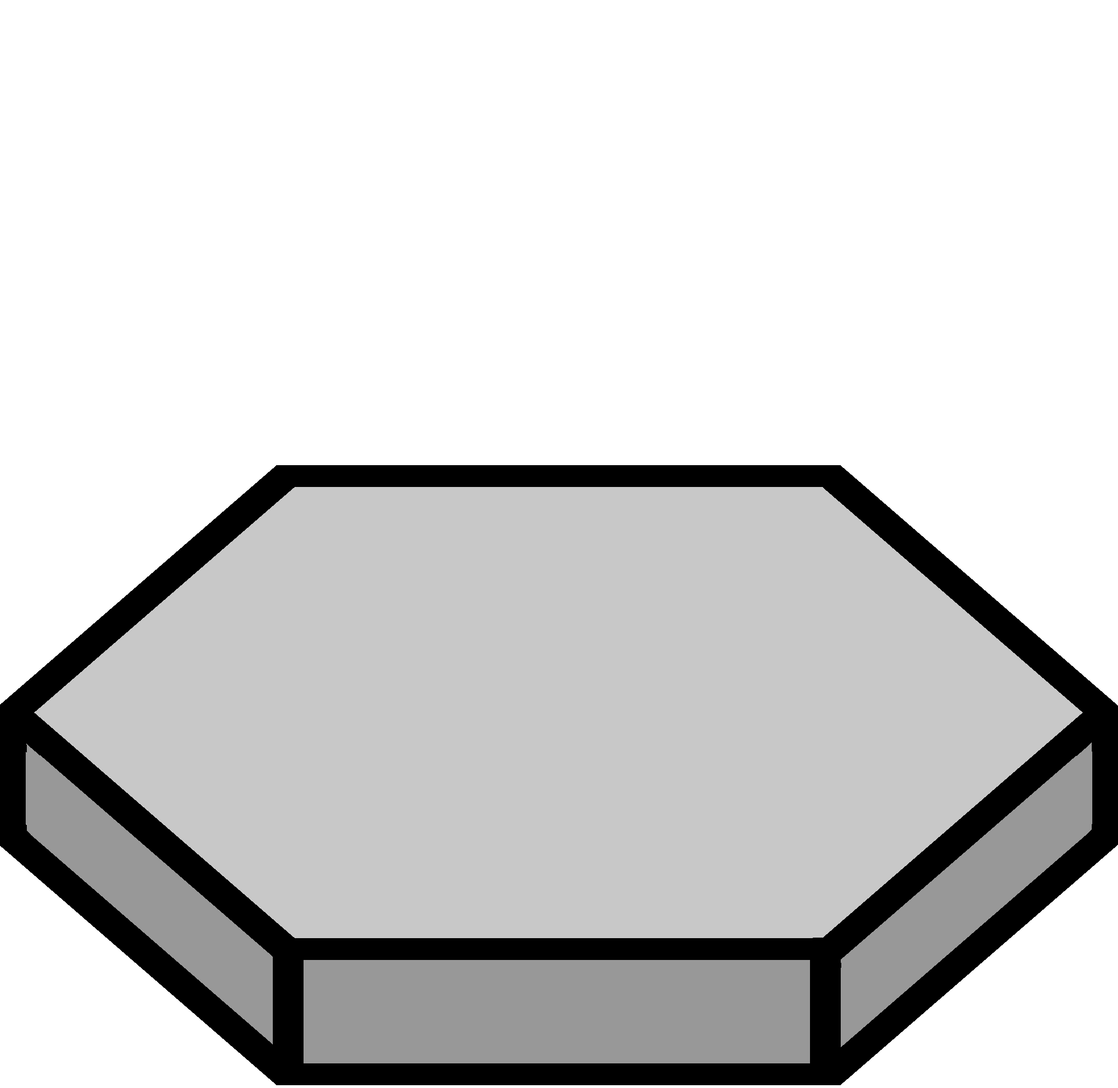
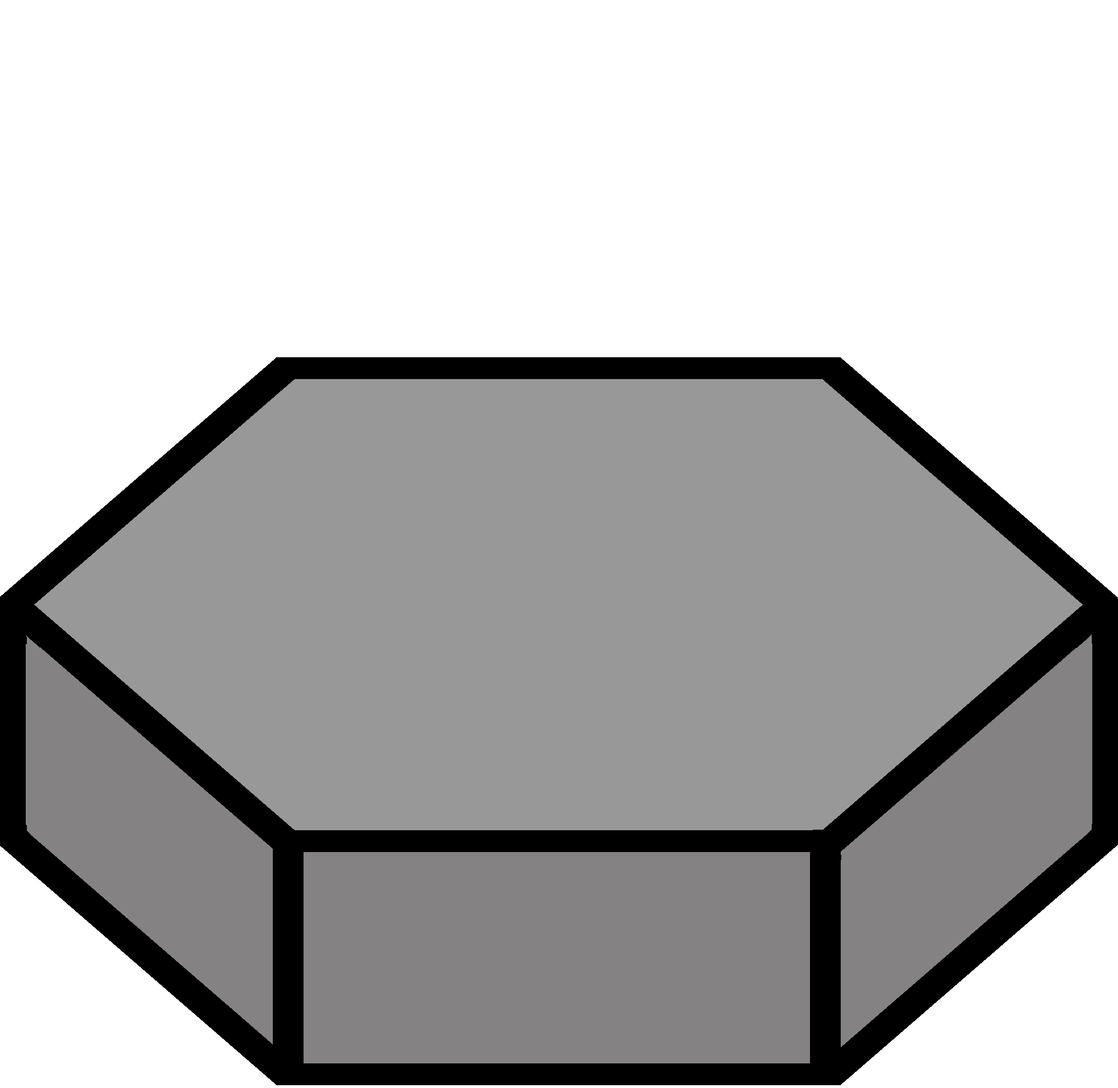
Comparing the layer stacks of the two 1118×1088 images. Changes:
renamed "Layer 1 copy" to "tile2", showed it, painted on it over [0, 357, 1118, 1063]
renamed "Layer 1" to "tile1", hid it over [0, 464, 1118, 1063]
